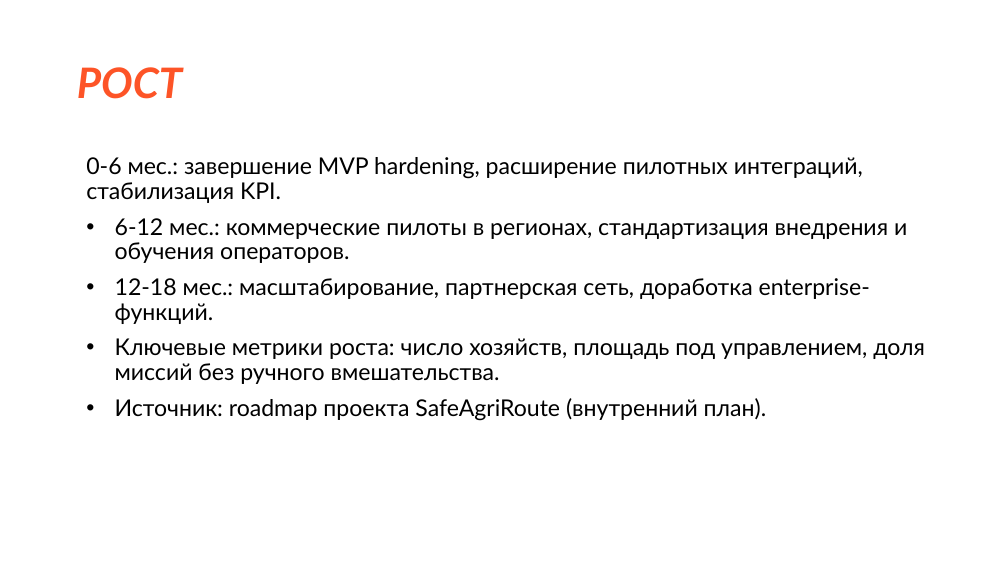
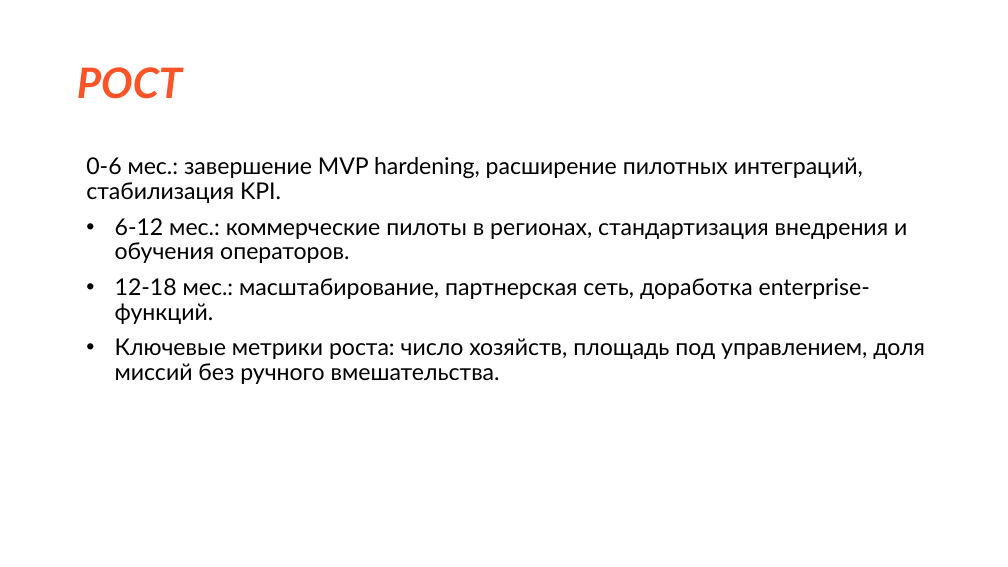
Before and after one commit to matveisut/safe-agri-route, a slide deck: slide 11 of diplom/contest/SafeAgriRoute_конкурс_презентация_заполненная.pptx. Drawn at 1008x567 pixels with LibreOffice and Linux fonts; fonts in the diff are those of the drawing; background and template pictures are left out. Boxes give left, top, right and bottom in pixels: in the first picture for what was removed or moved away, otherwise in the second. Text is boxed around its words. In the diff, an @@ line names an element or a change of style, - is before the commit and + after.

```diff
--- a/diplom/contest/SafeAgriRoute_конкурс_презентация_заполненная.pptx
+++ b/diplom/contest/SafeAgriRoute_конкурс_презентация_заполненная.pptx
@@ text at [115,398,767,421]: paragraph removed @@
-• Источник: roadmap проекта SafeAgriRoute (внутренний план).
```
Also in this commit, not shown: 1 other slide changed, 4 other files.
